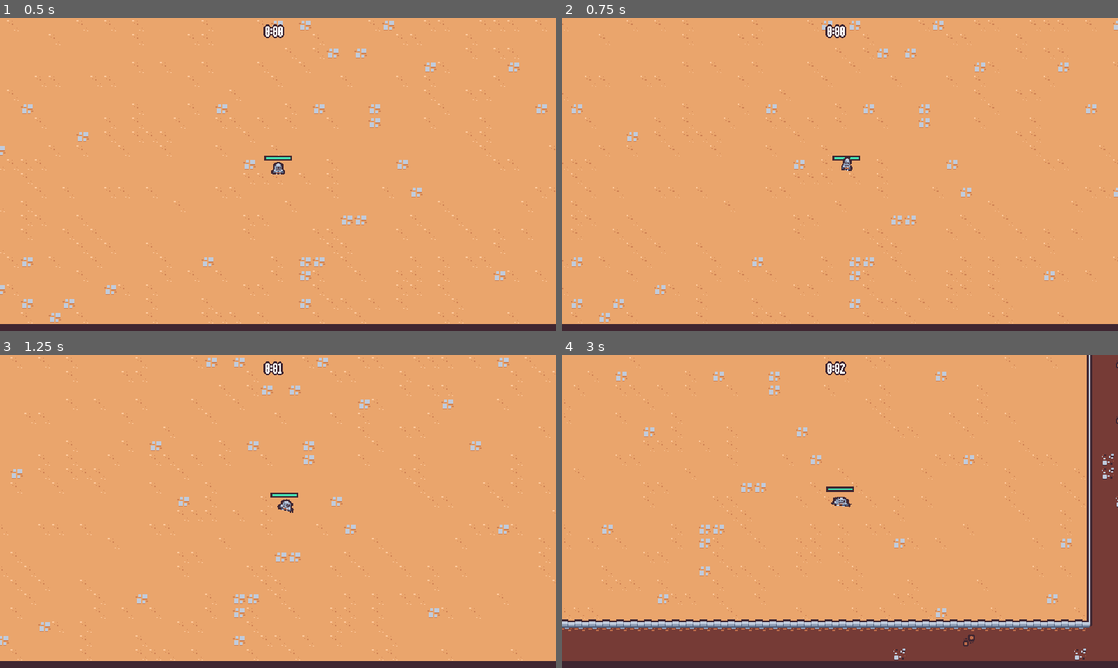
Above: before the commit, frames 1-4 (two rows, left to right).
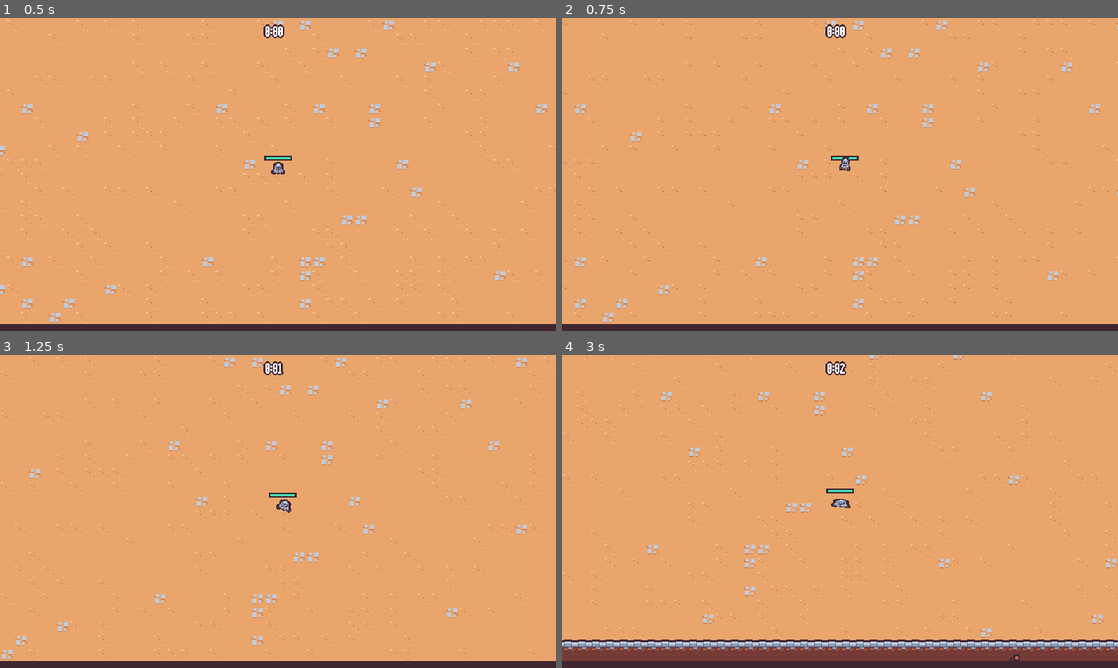
Above: after the commit, the same moments.

Repository: PWilliams0530/UdemySurvival2DGadotGame
Game: Godot game, scene res://scenes/main/main.tscn
Same seed, same stepped clock (60 frames per second), same inputs: the game is played once before the commit and once after it.
Inputs (mouse positions are in pixels of both pictures, inside the frame that each line leads up to):
- Up to frame 1 (0.5 s): no input
- Up to frame 2 (0.75 s): move the mouse to (962, 158) at 0.52 s; press the mouse at (962, 158) at 0.53 s; hold Right (move_right) from 0.53 s (still down)
- Up to frame 3 (1.25 s): keep holding Right (move_right)
- Up to frame 4 (3 s): move the mouse to (728, 527) at 1.27 s; release Right (move_right) at 1.28 s; release the mouse at (728, 527) at 1.28 s; hold S (move_down) 1.28-2.03 s; click (728, 527) at 1.35 s; move the mouse to (895, 442) at 2.02 s; press the mouse at (895, 442) at 2.03 s; hold Right (move_right) 2.03-2.78 s; move the mouse to (812, 574) at 2.77 s; release the mouse at (812, 574) at 2.78 s; hold Up (move_up) from 2.78 s (still down); click (812, 574) at 2.85 s

Frame 1 is identical in both runs. In frame 2, 3.2% of the frame differs, in the area x 0-100%, y 0-98%; in frame 3, 3.8%; in frame 4, 17%.

Commit message:
AddedPlayerSpeedUpgrade

Diff:
--- /dev/null
+++ b/resources/upgrades/player_speed.tres
@@ -0,0 +1,10 @@
+[gd_resource type="Resource" script_class="AbilityUpgrade" load_steps=2 format=3 uid="uid://wo6akxwdkeam"]
+
+[ext_resource type="Script" path="res://resources/upgrades/ability_upgrade.gd" id="1_twq6u"]
+
+[resource]
+script = ExtResource("1_twq6u")
+Id = "player_speed"
+max_quantity = 2
+name = "Move Speed"
+description = "Increases Movement Speed By 10%"
--- a/scenes/UI/end_screen.tscn
+++ b/scenes/UI/end_screen.tscn
@@ -96,6 +96,7 @@
 
 [node name="VBoxContainer" type="VBoxContainer" parent="MarginContainer/PanelContainer/MarginContainer"]
 layout_mode = 2
+theme_override_constants/separation = 16
 
 [node name="TitleLabel" type="Label" parent="MarginContainer/PanelContainer/MarginContainer/VBoxContainer"]
 unique_name_in_owner = true
@@ -122,12 +123,15 @@
 horizontal_alignment = 1
 vertical_alignment = 1
 
-[node name="RestartButton" type="Button" parent="MarginContainer/PanelContainer/MarginContainer/VBoxContainer"]
+[node name="VBoxContainer" type="VBoxContainer" parent="MarginContainer/PanelContainer/MarginContainer/VBoxContainer"]
+layout_mode = 2
+
+[node name="RestartButton" type="Button" parent="MarginContainer/PanelContainer/MarginContainer/VBoxContainer/VBoxContainer"]
 unique_name_in_owner = true
 layout_mode = 2
 text = "Restart"
 
-[node name="QuitButton" type="Button" parent="MarginContainer/PanelContainer/MarginContainer/VBoxContainer"]
+[node name="QuitButton" type="Button" parent="MarginContainer/PanelContainer/MarginContainer/VBoxContainer/VBoxContainer"]
 unique_name_in_owner = true
 layout_mode = 2
 text = "Quit
--- a/scenes/game_objects/player/player.gd
+++ b/scenes/game_objects/player/player.gd
@@ -1,21 +1,23 @@
 extends CharacterBody2D
 
-const MAX_SPEED = 125
-const ACCELERATION_SMOOTHING = 25
 @onready var damage_interval_timer = $DamageIntervalTimer
 @onready var health_component = $HealthComponent
 @onready var health_bar = $HealthBar
 @onready var abilities = $Abilities
 @onready var animation_player = $AnimationPlayer
 @onready var visuals = $Visuals
+@onready var velocity_component = $VelocityComponent
 
 var number_colliding_bodies = 0
+var base_speed = 0
 
 
 
 
 # Called when the node enters the scene tree for the first time.
 func _ready():
+	base_speed = velocity_component.max_speed
+
 	$CollisionArea2D.body_entered.connect(on_body_entered)
 	$CollisionArea2D.body_exited.connect(on_body_exited)
 	damage_interval_timer.timeout.connect(on_damage_intererval_timer_timeout)
@@ -28,11 +30,8 @@
 func _process(delta):
 	var movement_vector = get_movement_vector()
 	var direction = movement_vector.normalized()
-	#built in property of CharacterBody2D (a vector2) - F1 Opens Dialog
-	var target_velocity = direction * MAX_SPEED
-	velocity = velocity.lerp(target_velocity, 1 - exp(-delta * ACCELERATION_SMOOTHING)) # what is lerp?
-	#moves based on velocity
-	move_and_slide()
+	velocity_component.accelerate_in_direction(direction)
+	velocity_component.move(self)
 
 	if movement_vector.x != 0 || movement_vector.y != 0:
 		animation_player.play("walk")
@@ -80,8 +79,8 @@
 	update_health_display()
 
 func on_ability_upgrade_added(ability_upgrade : AbilityUpgrade, current_upgrades : Dictionary):
-	if not ability_upgrade is Ability:
-		return
-
-	var ability = ability_upgrade as Ability
-	abilities.add_child(ability.ability_controller_scene.instantiate())
+	if ability_upgrade is Ability:
+		var ability = ability_upgrade as Ability
+		abilities.add_child(ability.ability_controller_scene.instantiate())
+	elif ability_upgrade.Id == "player_speed":
+		velocity_component.max_speed = base_speed + (base_speed + current_upgrades["player_speed"]["quantity"] * .1)
--- a/scenes/game_objects/player/player.tscn
+++ b/scenes/game_objects/player/player.tscn
@@ -1,8 +1,9 @@
-[gd_scene load_steps=11 format=3 uid="uid://daomnp3blkx0k"]
+[gd_scene load_steps=12 format=3 uid="uid://daomnp3blkx0k"]
 
 [ext_resource type="Script" path="res://scenes/game_objects/player/player.gd" id="1_37j7f"]
 [ext_resource type="Texture2D" uid="uid://dp5rqwly1ikrc" path="res://scenes/game_objects/player/player.png" id="1_khkek"]
 [ext_resource type="PackedScene" uid="uid://c4576kfpaacyn" path="res://scenes/ability/sword_ability_controller/sword_ability_controller.tscn" id="2_1rxl0"]
+[ext_resource type="PackedScene" uid="uid://blf3sg8tdsaa" path="res://scenes/component/velocity_component.tscn" id="2_7gxah"]
 [ext_resource type="PackedScene" uid="uid://bqc54jdrffeb7" path="res://scenes/component/health_component.tscn" id="2_xbawc"]
 
 [sub_resource type="Animation" id="Animation_rlw8w"]
@@ -110,6 +111,10 @@
 "": SubResource("AnimationLibrary_hhuoa")
 }
 
+[node name="VelocityComponent" parent="." instance=ExtResource("2_7gxah")]
+max_speed = 90
+acceleration = 25.0
+
 [node name="HealthComponent" parent="." instance=ExtResource("2_xbawc")]
 
 [node name="Abilities" type="Node" parent="."]
--- a/scenes/manager/upgrade_manager.gd
+++ b/scenes/manager/upgrade_manager.gd
@@ -10,12 +10,14 @@
 var upgrade_axe_damage = preload("res://resources/upgrades/axe_damage.tres")
 var upgrade_sword_rate = preload("res://resources/upgrades/sword_rate.tres")
 var upgrade_sword_damage = preload("res://resources/upgrades/sword_damage.tres")
+var upgrade_player_speed = preload("res://resources/upgrades/player_speed.tres")
 
 func _ready():
 
 	upgrade_pool.add_item(upgrade_axe,10)
 	upgrade_pool.add_item(upgrade_sword_rate,10)
 	upgrade_pool.add_item(upgrade_sword_damage,10)
+	upgrade_pool.add_item(upgrade_player_speed,5)
 
 
 	experience_manager.level_up.connect(on_level_up)
